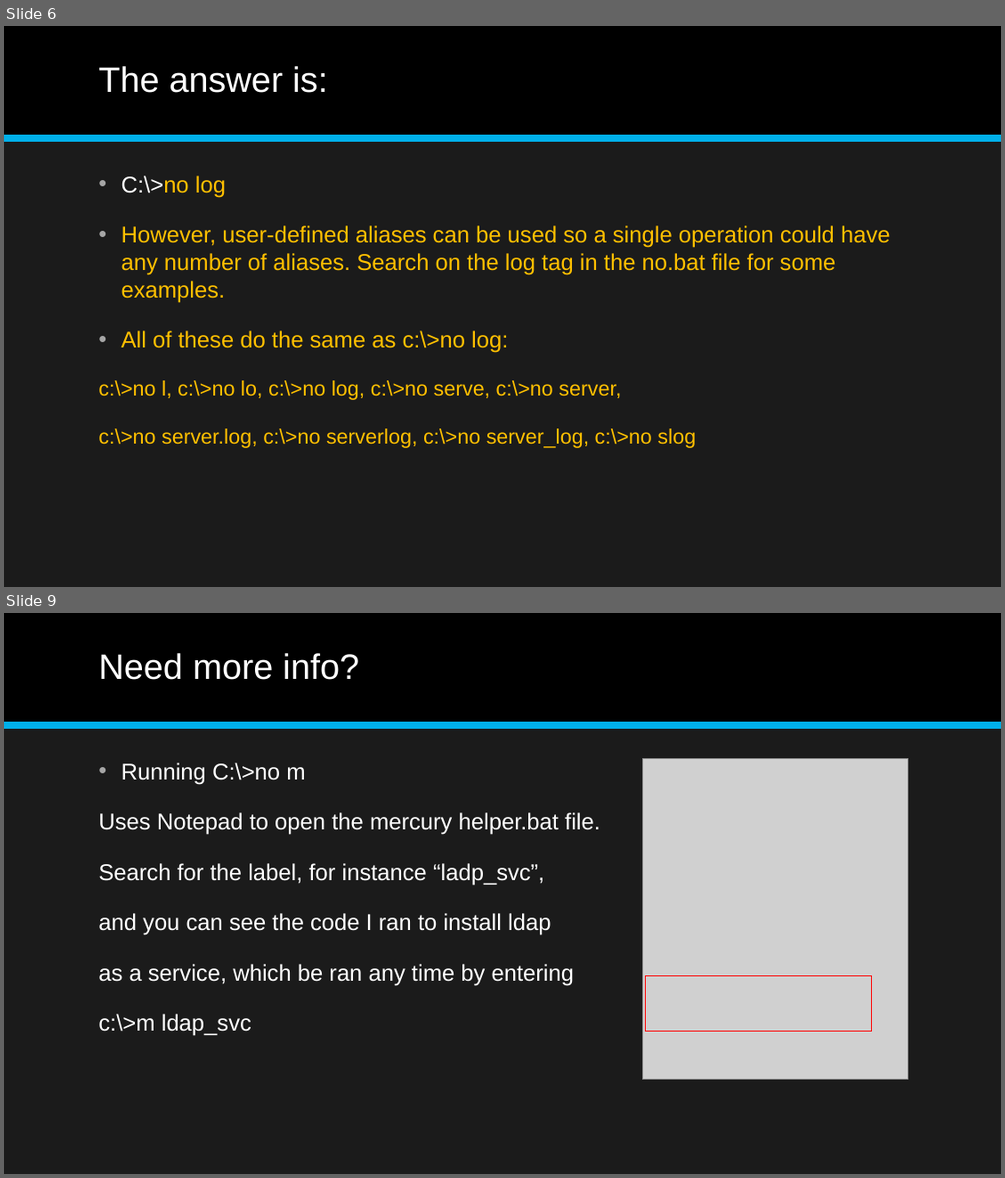
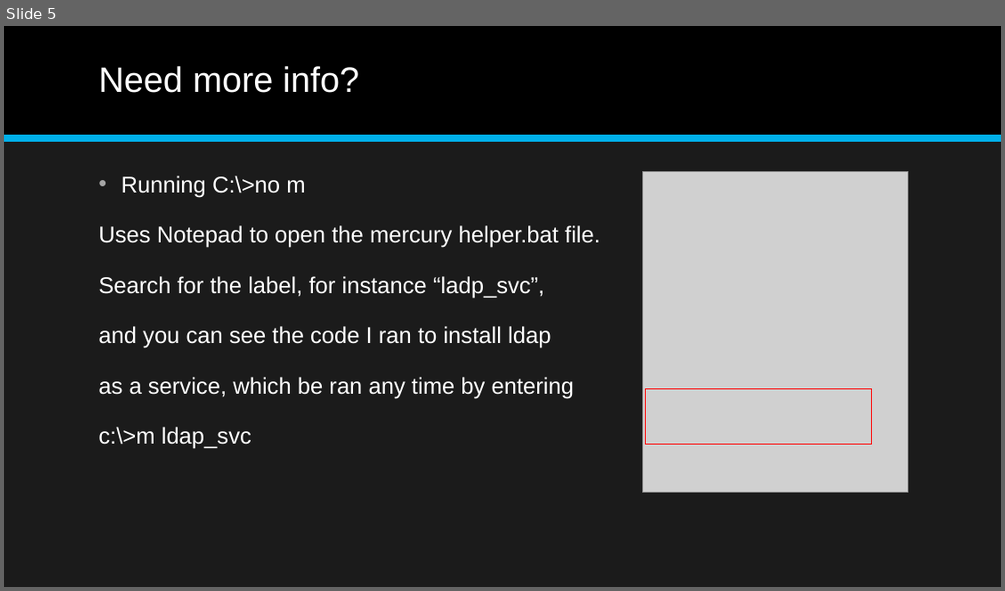
Before and after one commit to jonathan-r-jones/Composable-Batch-Files, a slide deck: Composable Batch File Helper.pptx. Shown one above the other, each under a label of ours: slides 6 and 9 before the commit, slide 5 after it; the slides between them are not shown. The pictures are 1005x1178 and 1005x591 pixels, drawn with LibreOffice and Linux fonts; fonts in the diff are those of the drawing; grey boxes stand for pictures. Boxes give left, top, right and bottom in pixels: in the first picture for what was removed or moved away, otherwise in the second. Text is boxed around its words. In the diff, an @@ line names an element or a change of style, - is before the commit and + after.

```diff
--- a/Composable Batch File Helper.pptx
+++ b/Composable Batch File Helper.pptx
@@ slide 6 removed at bbox=[4, 26, 1001, 587], background #1B1B1B; not listed: 2 template elements that a slide beside it also shows @@
@@ title removed at bbox=[98, 66, 328, 93] @@
-The answer is:
@@ text removed at bbox=[98, 176, 890, 448] @@
-• C:\>no log
-• However, user-defined aliases can be used so a single operation could have any number of aliases. Search on the log tag in the no.bat file for some examples.
-• All of these do the same as c:\>no log:
-c:\>no l, c:\>no lo, c:\>no log, c:\>no serve, c:\>no server,
-c:\>no server.log, c:\>no serverlog, c:\>no server_log, c:\>no slog
@@ what was slide 9 is now slide 5 @@
```
Also in this commit, not shown: 6 slides changed, 3 other slides removed, 9 other files.
